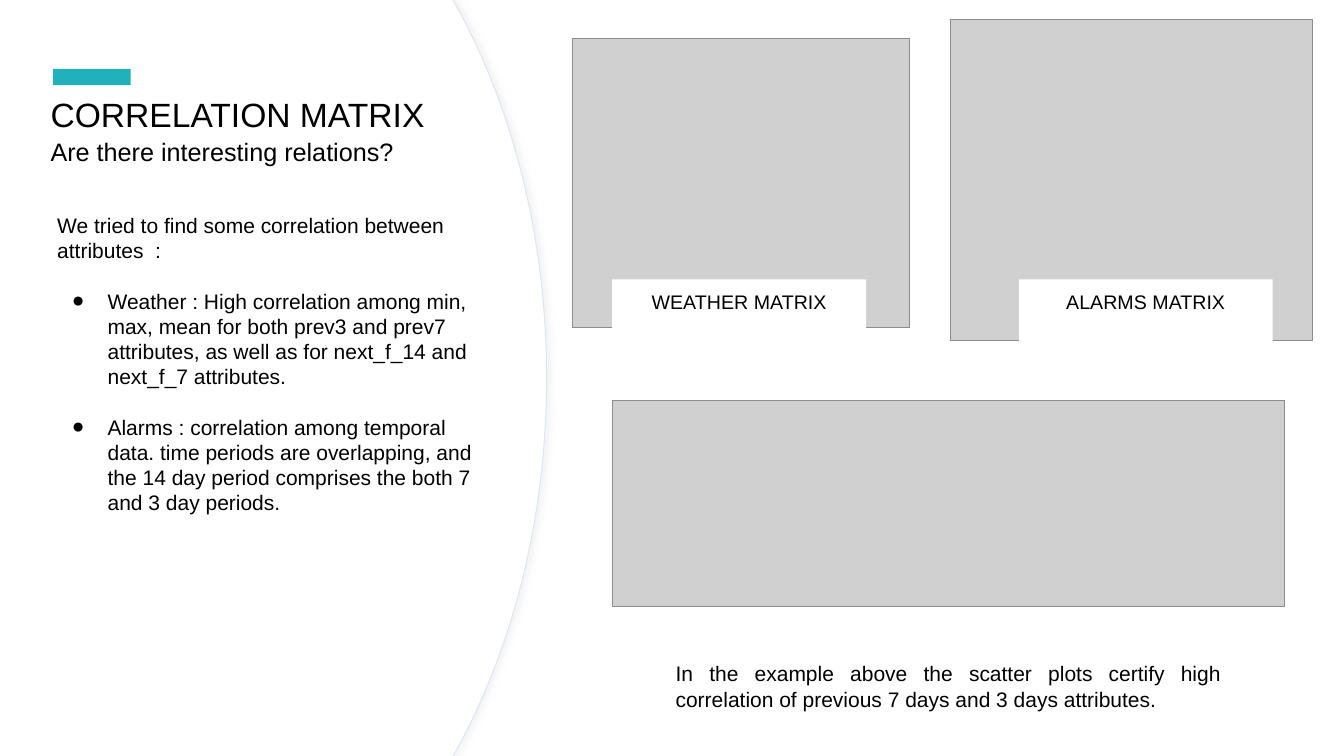
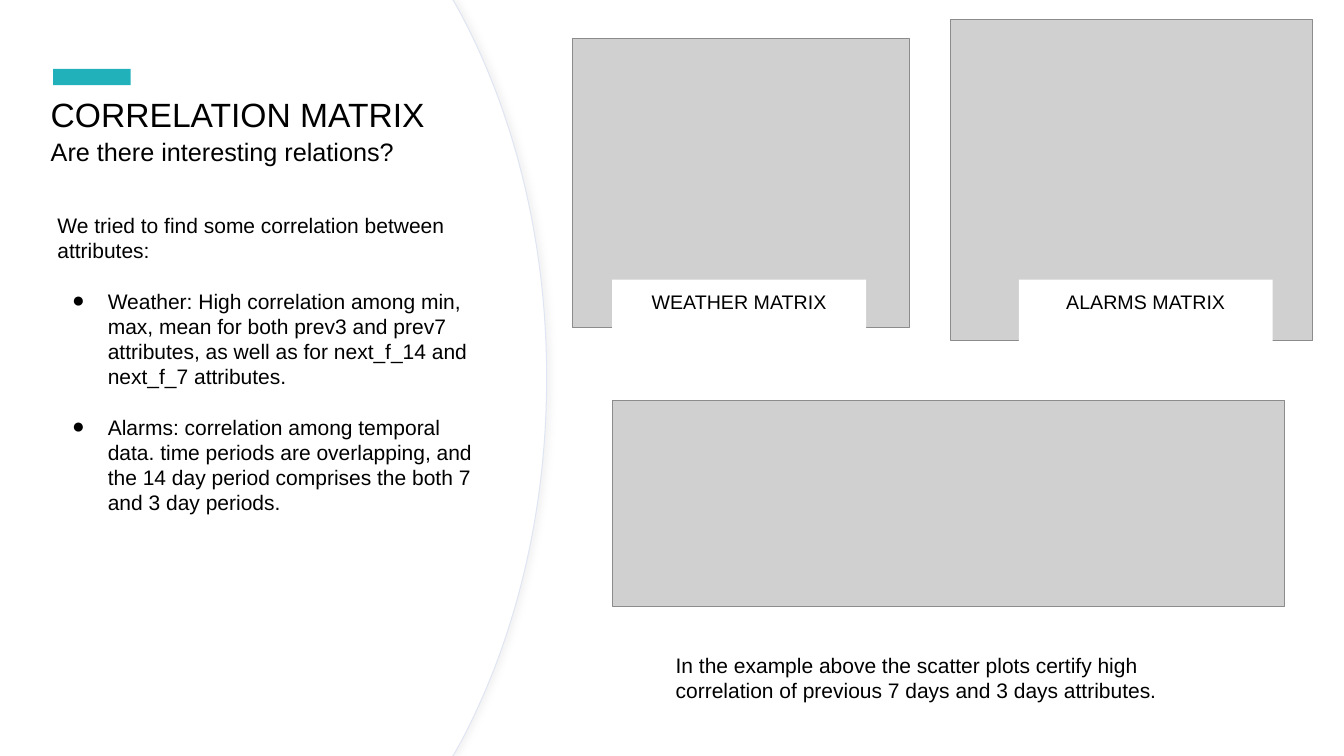
Before and after one commit to albertolatino/data-mining-and-text-mining-challenge, a slide deck: slide 3 of docs/Presentation.pptx. Drawn at 1344x756 pixels with LibreOffice and Linux fonts; fonts in the diff are those of the drawing; grey boxes stand for pictures. Boxes give left, top, right and bottom in pixels: in the first picture for what was removed or moved away, otherwise in the second. Text is boxed around its words. In the diff, an @@ line names an element or a change of style, - is before the commit and + after.

```diff
--- a/docs/Presentation.pptx
+++ b/docs/Presentation.pptx
@@ freeform shape at bbox=[0, 0, 545, 756]: outline redrawn @@
@@ freeform shape at bbox=[0, 0, 546, 756]: outline #DFE5F2 0.74 pt to #DFE5F2 0.75 pt; outline redrawn @@
@@ text at bbox=[57, 217, 472, 515]: text changed @@
-We tried to find some correlation between attributes :
-● Weather : High correlation among min, max, mean for both prev3 and prev7 attributes, as well as for next_f_14 and next_f_7 attributes.
-● Alarms : correlation among temporal data. time periods are overlapping, and the 14 day period comprises the both 7 and 3 day periods.
+We tried to find some correlation between attributes:
+● Weather: High correlation among min, max, mean for both prev3 and prev7 attributes, as well as for next_f_14 and next_f_7 attributes.
+● Alarms: correlation among temporal data. time periods are overlapping, and the 14 day period comprises the both 7 and 3 day periods.
@@ text "In the example above the ...": place and size @@
-text "In the example above the ..." at bbox=[676, 665, 1221, 711]
+text "In the example above the ..." at bbox=[676, 657, 1156, 703]
@@ text "In the example above the ..." at bbox=[676, 657, 1156, 703]: alignment justified to left @@
```
Also in this commit, not shown: 3 other slides changed.
